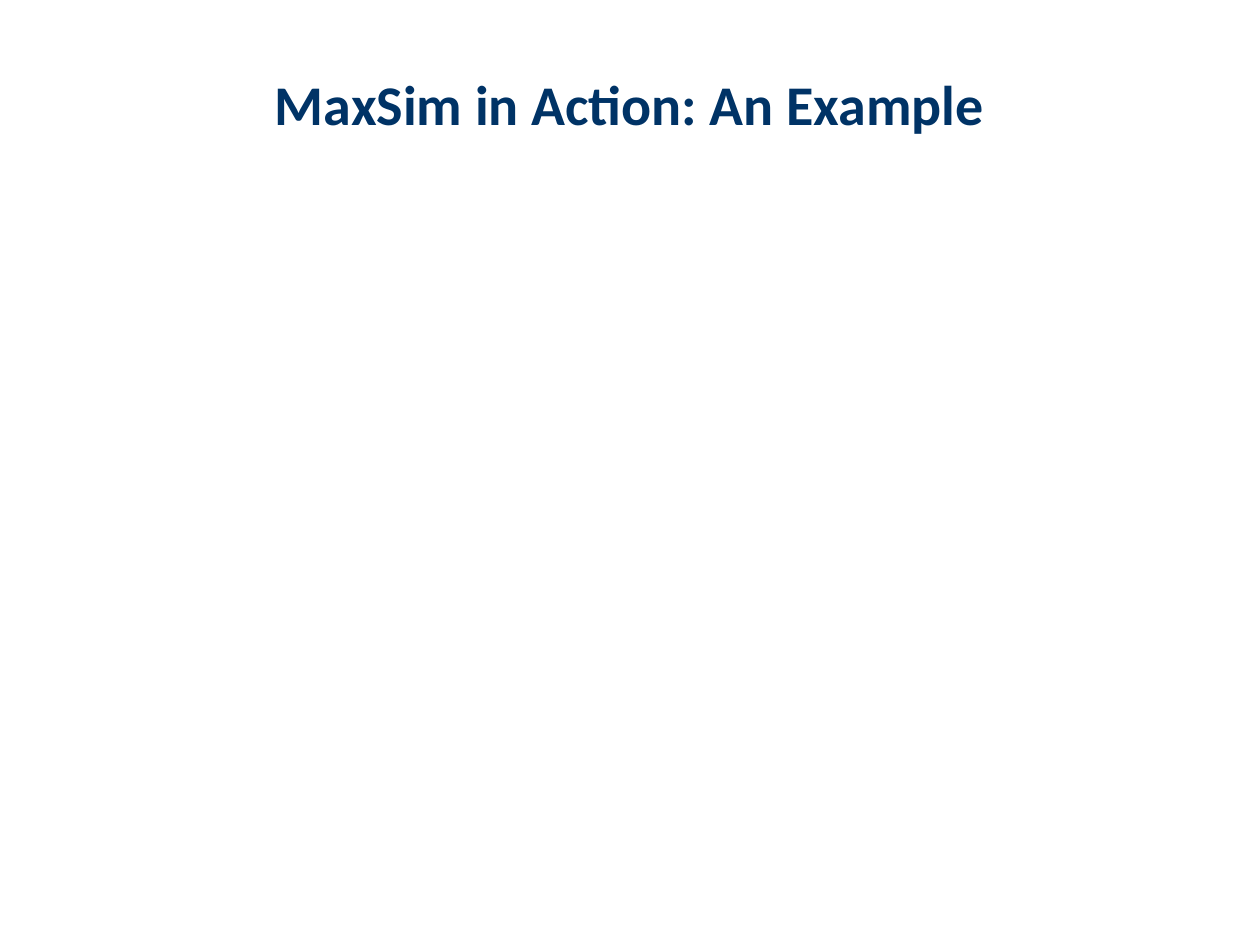
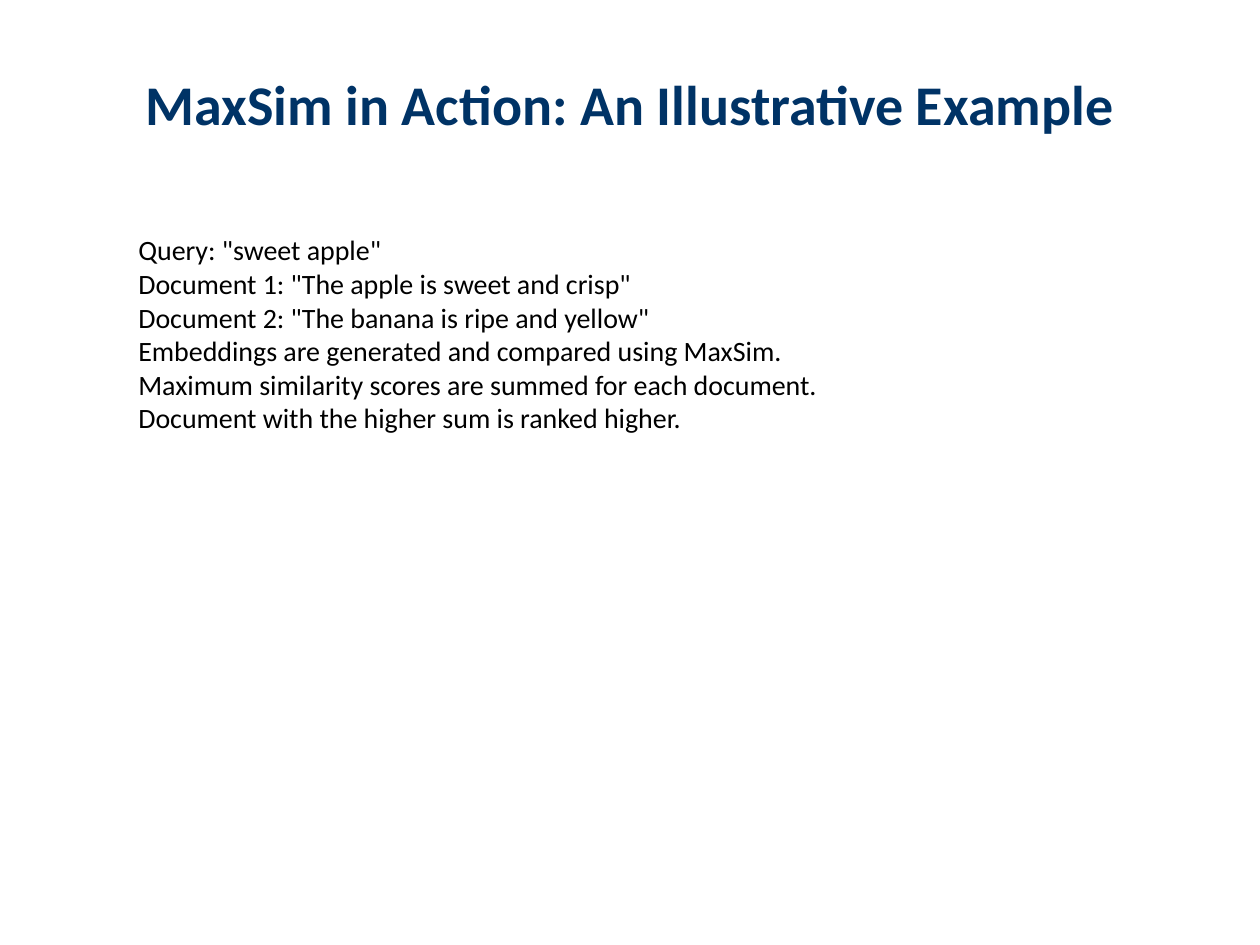
Before and after one commit to haadirakhangi/Edunexus, a slide deck: slide 15 of server-side/server/teacher/downloaded-presentations/Large Language Models/Colbert.pptx (slide 18 before the commit). Drawn at 1260x945 pixels with LibreOffice and Linux fonts; fonts in the diff are those of the drawing. Boxes give left, top, right and bottom in pixels: in the first picture for what was removed or moved away, otherwise in the second. Text is boxed around its words. In the diff, an @@ line names an element or a change of style, - is before the commit and + after.

```diff
--- a/server-side/server/teacher/downloaded-presentations/Large Language Models/Colbert.pptx
+++ b/server-side/server/teacher/downloaded-presentations/Large Language Models/Colbert.pptx
@@ text at (x1=145, y1=85, x2=1113, y2=134): text changed @@
-MaxSim in Action: An Example
+MaxSim in Action: An Illustrative Example
@@ text added at (x1=138, y1=240, x2=817, y2=433), 16 pt, text #000000 @@
+  Query: "sweet apple"
+  Document 1: "The apple is sweet and crisp"
+  Document 2: "The banana is ripe and yellow"
+  Embeddings are generated and compared using MaxSim.
+  Maximum similarity scores are summed for each document.
+  Document with the higher sum is ranked higher.
```
Also in this commit, not shown: 16 other slides changed, 6 slides added, 20 slides removed, 1 other file.
